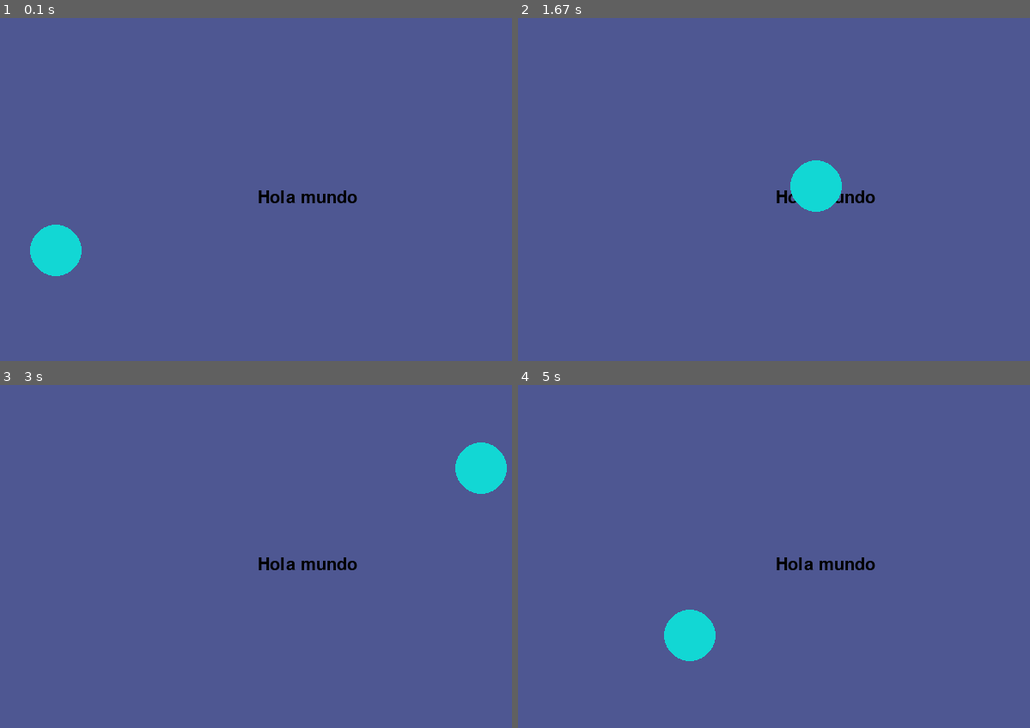
Above: before the commit, frames 1-4 (two rows, left to right).
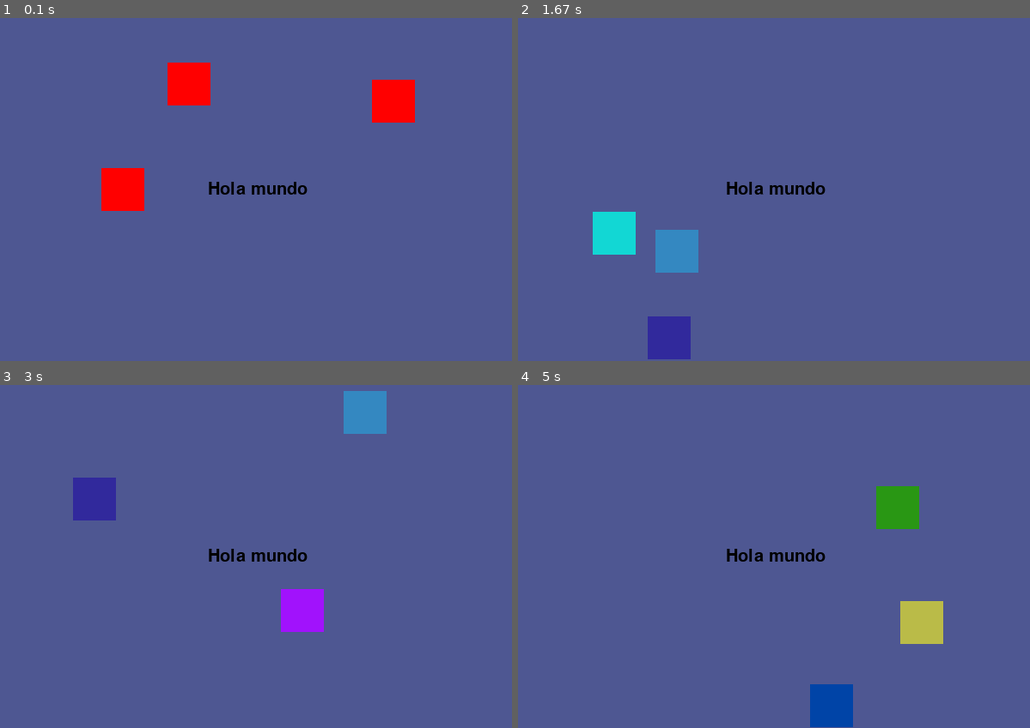
Above: after the commit, the same moments.

Repository: damianp91/clase_pygame
Game: pygame game, started from src/main.py
The game is run twice, just before and just after one commit, with the same random seed, the same clock (stepped at 60 frames per second) and the same inputs.
Inputs:
- Up to frame 1 (0.1 s): no input
- Up to frame 2 (1.67 s): no input
- Up to frame 3 (3 s): no input
- Up to frame 4 (5 s): no input

The runs differ from the first frame. In frame 1, 5.0% of the frame differs, in the area x 5-82%, y 13-76%; in frame 2, 4.7%; in frame 3, 5.0%; in frame 4, 5.0%.

Commit message:
se soluciona movimiento y se crea un constructor

Diff:
--- a/src/main.py
+++ b/src/main.py
@@ -1,6 +1,6 @@
 import pygame, sys
 from settings import *
-
+from random import randrange
 
 
 pygame.init() # Inicializar pygame
@@ -25,11 +25,17 @@
 source = pygame.font.Font(None, 30)
 text = source.render("Hola mundo", True, black)
 rect_text = text.get_rect()
-rect_text = (center_screen)
+rect_text.center = center_screen
 
+# gravity_y = True
+# gravity_x = True
 
-gravity_y = True
-gravity_x = True
+cant = 3
+
+for figire in range(0, cant):
+    figure = constru_figure(randrange(0, WIDTH - figure_w), randrange(0, HEIGHT - figure_h), 50, 50, red, list_mov[randrange(0, len(list_mov))])
+    scuares.append(figure)
+
 
 while True:
 
@@ -42,33 +48,50 @@
             pygame.quit() # Esta es la inversa de pygame.init aca avisamos que vamos a salir del programa
             sys.exit() # Al momento de dar x a la pantalla va a salir sin mostrar error
 
-    for scuare in scuares:
-        if gravity_y:
-            if scuare["scuare"].bottom <= HEIGHT:
-                scuare["scuare"].top += SPEED
-            else:
-                gravity_y = not gravity_y
-        else:
-            if scuare["scuare"].top >= 0:
-                scuare["scuare"].top -= SPEED
-            else:
-                gravity_y = not gravity_y
-
-        if gravity_x:
-            if scuare["scuare"].right <= WIDTH:
-                scuare["scuare"].right += SPEED
-            else:
-                gravity_x = not gravity_x
-        else:
-            if scuare["scuare"].left >= 0:
-                scuare["scuare"].left -= SPEED
-            else:
-                gravity_x = not gravity_x
-
         # Esto es para ver figuras y como construirlas
         #-----> Actualiza los elementos
         #pygame.draw.rect(display, (255, 0, 0),rect_1, 3)
         #pygame.draw.rect(display, (0, 255, 0),rect_2)
+
+    # Verificacion de choque de la figura y actualizo
+    for scuare in scuares:
+        if scuare["scuare"].right >= WIDTH:
+            if scuare["direction"] == DR:
+                scuare["direction"] = DL
+            elif scuare["direction"] == UR:
+                scuare["direction"] = UL
+        elif scuare["scuare"].bottom >= HEIGHT:
+            if scuare["direction"] == DR:
+                scuare["direction"] = UR
+            elif scuare["direction"] == DL:
+                scuare["direction"] = UL
+            scuare["color"] = color_sorprise() # cambio de color, forma, tamaño dependiento de lado que golpee
+        elif scuare["scuare"].left <= 0:
+            if scuare["direction"] == UL:
+                scuare["direction"] = UR
+            elif scuare["direction"] == DL:
+                scuare["direction"] = DR
+        elif scuare["scuare"].top <= 0:
+            if scuare["direction"] == UR:
+                scuare["direction"] = DR
+            elif scuare["direction"] == UL:
+                scuare["direction"] = DL
+            scuare["color"] = color_sorprise() # cambio de color, forma, tamaño dependiento de lado que golpee
+
+    # Programo la direccion de la figura
+    for scuare in scuares:
+        if scuare["direction"] == DR:
+            scuare["scuare"].top += SPEED
+            scuare["scuare"].left += SPEED
+        elif scuare["direction"] == DL:
+            scuare["scuare"].top += SPEED
+            scuare["scuare"].left -= SPEED
+        elif scuare["direction"] == UL:
+            scuare["scuare"].top -= SPEED
+            scuare["scuare"].left -= SPEED
+        elif scuare["direction"] == UR:
+            scuare["scuare"].top -= SPEED
+            scuare["scuare"].left += SPEED
 
     display.fill(costume)
     display.blit(text, rect_text)
--- a/src/settings.py
+++ b/src/settings.py
@@ -33,5 +33,32 @@
 
     return (r, g, b)
 
+# Direction, se sigue esquema de teclado numerico de una compu
+UR = 9
+DR = 3
+DL = 1
+UL = 7
+list_mov = [UR, DR, DL, UL]
+
+figure_w = 50
+figure_h = 50
+
 #fugure
-scuares = [{"scuare" : pygame.Rect(20, randrange(0, HEIGHT), 60, 60), "color" : color_sorprise(), "ratio" : 35}]
+# scuares = [{"scuare" : pygame.Rect(randrange(0, WIDTH - figure_w), randrange(0, HEIGHT - figure_h), 50, 50), "color" : color_sorprise(), "direction" : DL, "ratio" : 35},
+#            {"scuare" : pygame.Rect(randrange(0, WIDTH - figure_w), randrange(0, HEIGHT - figure_h), 50, 50), "color" : color_sorprise(), "direction" : UL, "ratio" : 35},
+#            {"scuare" : pygame.Rect(randrange(0, WIDTH - figure_w), randrange(0, HEIGHT - figure_h), 50, 50), "color" : color_sorprise(), "direction" : DR, "ratio" : 35}]
+
+def constru_figure(point_x : int , point_y : int, fig_w : int = 50, fig_h : int = 50, color : tuple = (0, 0, 0), direction : int = 9, ratio : int = 0) -> (dict):
+    """Crea una figura de tipo rect segun los parametros que se le den a la funcion, teniendo en cuentas que tiene valores por defecto
+        sin conar los dos primeros parametros
+    Args:
+        point_x (int): coordenada en eje x, point_y (int): coordenada en eje y.
+        Defaults to 50, fig_h : int = 50, color : tuple = (0, 0, 0),
+            direction : int = 9, ratio : int = 0)->(dict.
+
+    Returns:
+        tuple: Devuelve un diccionario con los elemantos para dibujar una figura de tipo rect
+    """
+    return {"scuare" : pygame.Rect(point_x, point_y, fig_w, fig_h), "color" : color, "direction" : direction, "ratio" : ratio}
+
+scuares = []
